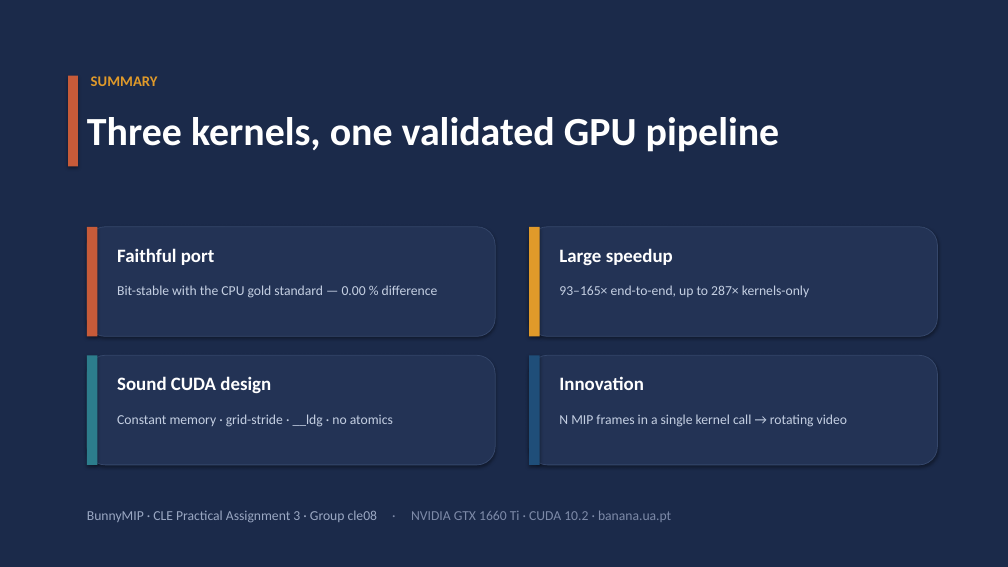
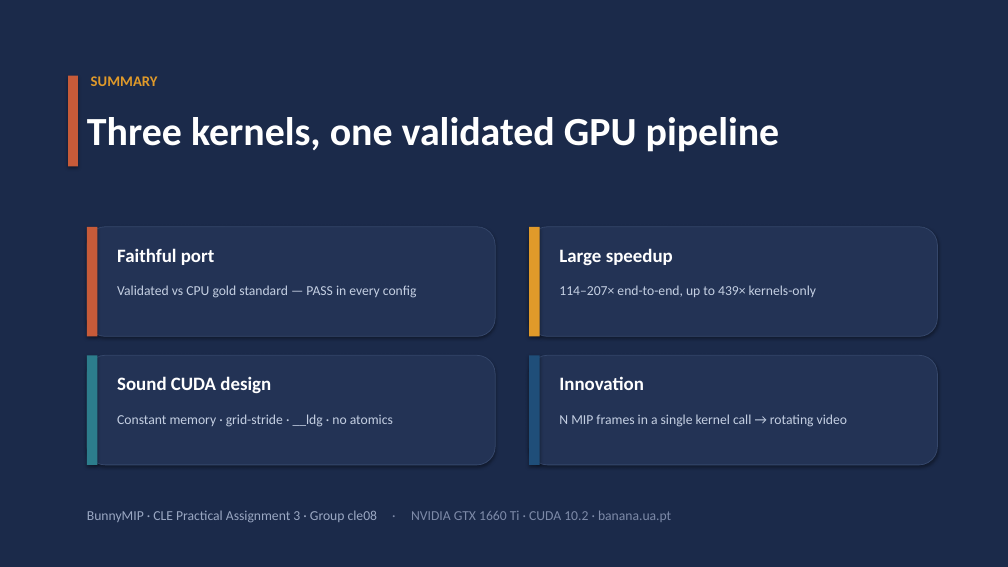
Before and after one commit to hujuc/BunnyMIP-CUDA-CLE, a slide deck: slide 7 of docs/BunnyMIP-Presentation5mins.pptx. Drawn at 1008x567 pixels with LibreOffice and Linux fonts; fonts in the diff are those of the drawing. Boxes give left, top, right and bottom in pixels: in the first picture for what was removed or moved away, otherwise in the second. Text is boxed around its words. In the diff, an @@ line names an element or a change of style, - is before the commit and + after.

```diff
--- a/docs/BunnyMIP-Presentation5mins.pptx
+++ b/docs/BunnyMIP-Presentation5mins.pptx
@@ text at <box>117,285,417,298</box>: text changed @@
-Bit-stable with the CPU gold standard — 0.00 % difference
+Validated vs CPU gold standard — PASS in every config
@@ text at <box>559,285,816,297</box>: text changed @@
-93–165× end-to-end, up to 287× kernels-only
+114–207× end-to-end, up to 439× kernels-only
```
Also in this commit, not shown: 4 other slides changed, 5 other files.
